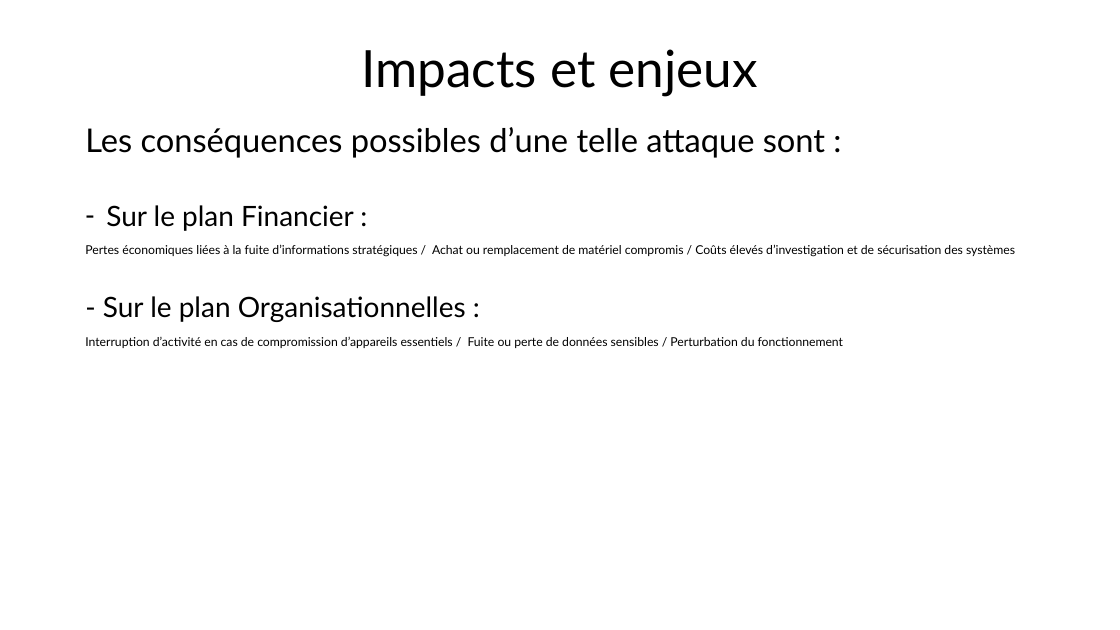
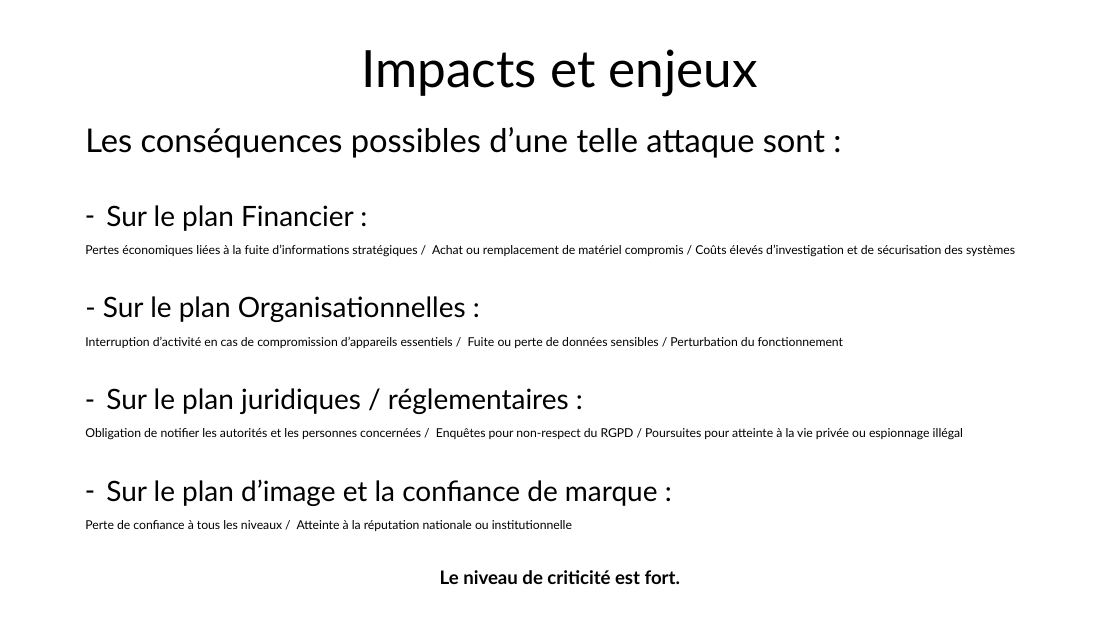
Before and after one commit to lilianmirabel/TPodoo, a slide deck: slide 2 of TP6_Exploitation_faille_0day_Lilian_Ander.pptx. Drawn at 1120x630 pixels with LibreOffice and Linux fonts; fonts in the diff are those of the drawing. Boxes give left, top, right and bottom in pixels: in the first picture for what was removed or moved away, otherwise in the second. Text is boxed around its words. In the diff, an @@ line names an element or a change of style, - is before the commit and + after.

```diff
--- a/TP6_Exploitation_faille_0day_Lilian_Ander.pptx
+++ b/TP6_Exploitation_faille_0day_Lilian_Ander.pptx
@@ text at (x1=85, y1=388, x2=963, y2=584): paragraphs added @@
+– Sur le plan juridiques / réglementaires :
+Obligation de notifier les autorités et les personnes concernées / Enquêtes pour non-respect du RGPD / Poursuites pour atteinte à la vie privée ou espionnage illégal
+– Sur le plan d’image et la confiance de marque :
+Perte de confiance à tous les niveaux / Atteinte à la réputation nationale ou institutionnelle
+Le niveau de criticité est fort.
```
Also in this commit, not shown: 1 slide added, 2 other files.
